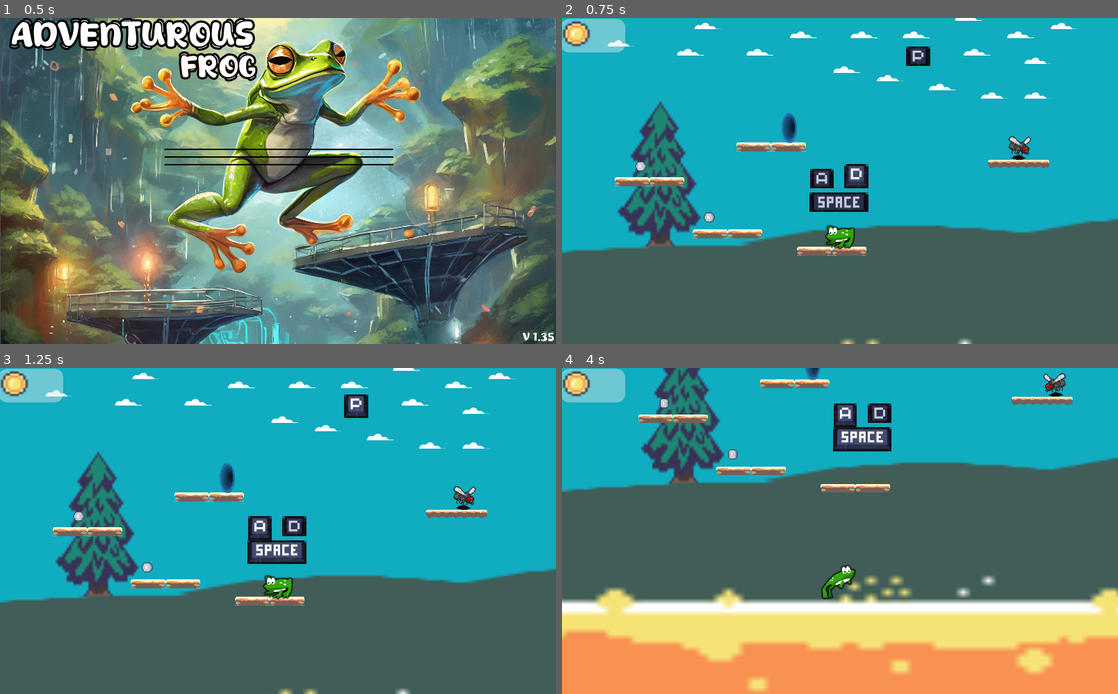
Above: before the commit, frames 1-4 (two rows, left to right).
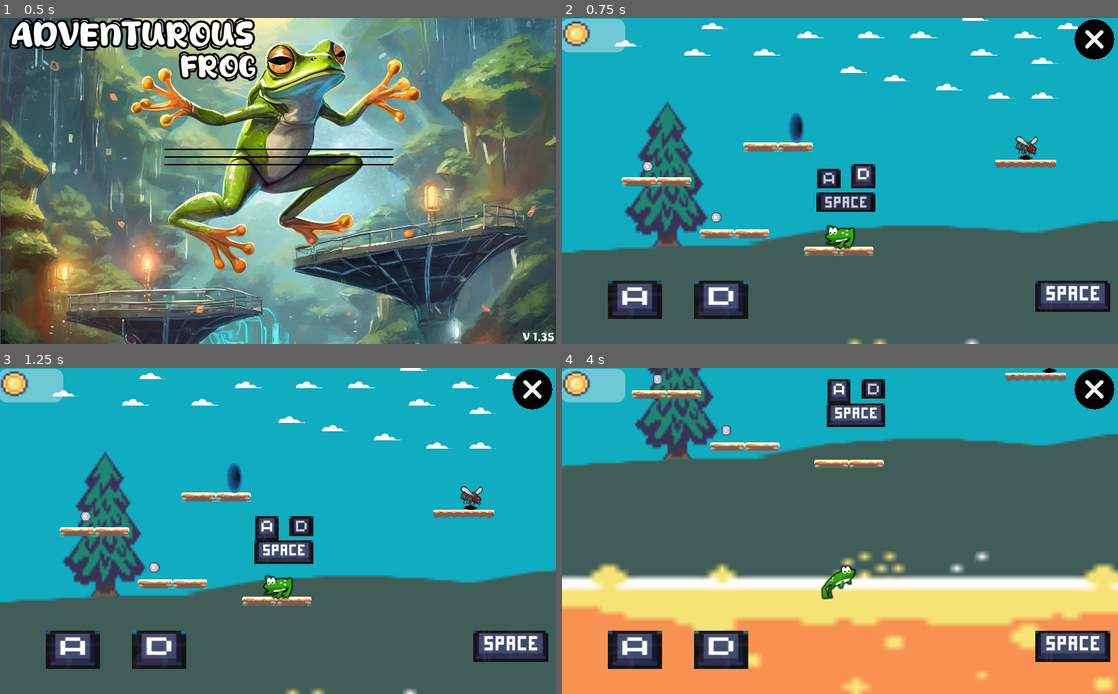
Above: after the commit, the same moments.

Repository: gabymuise/AdventurousFrog
Game: Godot game, scene res://Main/Menu.tscn
The game is run twice, just before and just after one commit, with the same random seed, the same clock (stepped at 60 frames per second) and the same inputs.
Inputs:
- Up to frame 1 (0.5 s): no input
- Up to frame 2 (0.75 s): click "PLAY" at 0.5 s
- Up to frame 3 (1.25 s): no input
- Up to frame 4 (4 s): hold Space (jump) 1.28-2.03 s; hold D (ui_right) 1.28-2.78 s; tap Space (jump) at 2.1, 2.27, 2.57, 3.6, 3.77 s; hold A (ui_left) 2.78-3.53 s; hold Space (jump) 2.78-3.53 s; hold D (ui_right) from 3.53 s (still down)

Frame 1 is identical in both runs. In frame 2, 11% of the frame differs, in the area x 0-100%, y 0-100%; in frame 3, 11%; in frame 4, 38%.

Commit message:
APK android

Diff:
--- a/Hud/CanvasLayer.tscn
+++ b/Hud/CanvasLayer.tscn
@@ -1,7 +1,15 @@
-[gd_scene load_steps=8 format=2]
+[gd_scene load_steps=16 format=2]
 
 [ext_resource path="res://Hud/UI.gd" type="Script" id=1]
 [ext_resource path="res://Decorator/Objects/coin_gold.png" type="Texture" id=2]
+[ext_resource path="res://Decorator/btnApxl2.png" type="Texture" id=3]
+[ext_resource path="res://Decorator/salir.png" type="Texture" id=4]
+[ext_resource path="res://Decorator/btnApxl.png" type="Texture" id=5]
+[ext_resource path="res://Decorator/btnDpxl2.png" type="Texture" id=6]
+[ext_resource path="res://Decorator/salirpress.png" type="Texture" id=7]
+[ext_resource path="res://Decorator/btnSpace2.png" type="Texture" id=8]
+[ext_resource path="res://Decorator/btnDpxl.png" type="Texture" id=9]
+[ext_resource path="res://Decorator/btnSpace1.png" type="Texture" id=10]
 
 [sub_resource type="StyleBoxFlat" id=18]
 bg_color = Color( 0.976471, 0.988235, 0.996078, 0.470588 )
@@ -59,3 +67,38 @@
 rect_scale = Vector2( 3, 3 )
 custom_fonts/font = SubResource( 20 )
 text = "00"
+
+[node name="Control" type="Control" parent="."]
+pause_mode = 2
+anchor_right = 1.0
+anchor_bottom = 1.0
+__meta__ = {
+"_edit_use_anchors_": true
+}
+
+[node name="TouchA" type="TouchScreenButton" parent="Control"]
+position = Vector2( 84, 483 )
+scale = Vector2( 2.27273, 1.61363 )
+normal = ExtResource( 3 )
+pressed = ExtResource( 5 )
+action = "ui_left"
+
+[node name="TouchD" type="TouchScreenButton" parent="Control"]
+position = Vector2( 243, 483 )
+scale = Vector2( 2.27273, 1.61363 )
+normal = ExtResource( 6 )
+pressed = ExtResource( 9 )
+action = "ui_right"
+
+[node name="TouchSpace" type="TouchScreenButton" parent="Control"]
+position = Vector2( 872, 483 )
+scale = Vector2( 1.27778, 1.31818 )
+normal = ExtResource( 8 )
+pressed = ExtResource( 10 )
+action = "jump"
+
+[node name="TouchX" type="TouchScreenButton" parent="Control"]
+position = Vector2( 943, 0 )
+scale = Vector2( 0.229358, 0.230994 )
+normal = ExtResource( 4 )
+pressed = ExtResource( 7 )
--- a/Hud/UI.gd
+++ b/Hud/UI.gd
@@ -1,9 +1,15 @@
 extends CanvasLayer
+
+# Referencia al botón TouchX
+onready var touch_x_button = $Control/TouchX
 
 func _ready():
 	# Mostrar el número inicial de monedas en el HUD
 	$CoinsCollectedTxt.text = String(CoinManager.get_total_coins())
 	call_deferred("_connect_coin_signals")
+
+	# Conectar la señal del botón TouchX para manejar el evento de pulsación
+	touch_x_button.connect("pressed", self, "_on_touch_x_pressed")
 
 func _connect_coin_signals():
 	# Encontrar todas las monedas y conectar la señal al HUD
@@ -13,3 +19,9 @@
 func handleCoinCollected():
 	# Actualizar el HUD cuando se recolecta una moneda
 	$CoinsCollectedTxt.text = String(CoinManager.get_total_coins())
+
+# Función que se llama cuando se presiona el botón TouchX
+func _on_touch_x_pressed():
+	# Cambiar de escena al menú principal
+	AudioManager.play_menu_music()
+	get_tree().change_scene("res://Main/Menu.tscn")
--- a/Worlds/Easy/World1.tscn
+++ b/Worlds/Easy/World1.tscn
@@ -297,10 +297,11 @@
 position = Vector2( 32, 44 )
 
 [node name="btnP" parent="btnA" instance=ExtResource( 18 )]
+visible = false
 position = Vector2( 178, -225 )
 
 [node name="Player" parent="." instance=ExtResource( 7 )]
-position = Vector2( 13, 224 )
+position = Vector2( 0, 223 )
 
 [node name="Camera2D" type="Camera2D" parent="Player"]
 position = Vector2( 2, -94 )
@@ -316,6 +317,7 @@
 margin_bottom = -98.0
 
 [node name="Label2" type="Label" parent="."]
+visible = false
 margin_left = 13.0
 margin_top = -107.0
 margin_right = 123.0
--- a/project.godot
+++ b/project.godot
@@ -62,6 +62,10 @@
  ]
 }
 
+[input_devices]
+
+pointing/emulate_touch_from_mouse=true
+
 [physics]
 
 common/enable_pause_aware_picking=true
Binary file added: Decorator/ranaIcono2.png
Not shown, added: Decorator/ranaIcono2.png.import
Not shown, added: Decorator/ranaicono.png.import
Binary file added: Decorator/salir.png
Not shown, added: Decorator/salir.png.import
Binary file added: Decorator/salirpress.png
Not shown, added: Decorator/salirpress.png.import
Not shown, added: export_presets.cfg
Not shown, added: APKandroid/Adventurous Frog.apk
Not shown, added: APKandroid/Adventurous Frog.apk.idsig
Not shown, added: Adventurous Frog.exe
